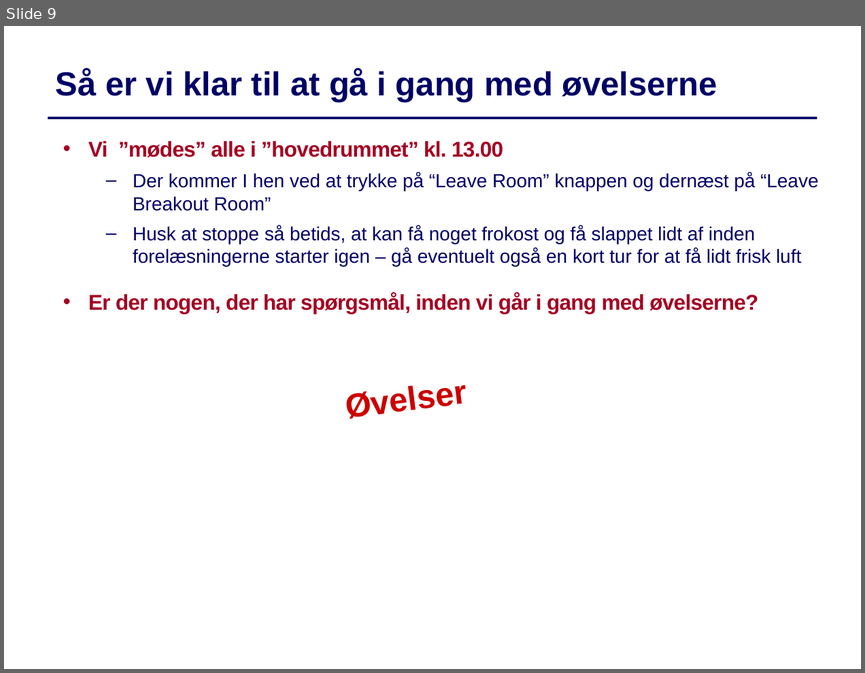
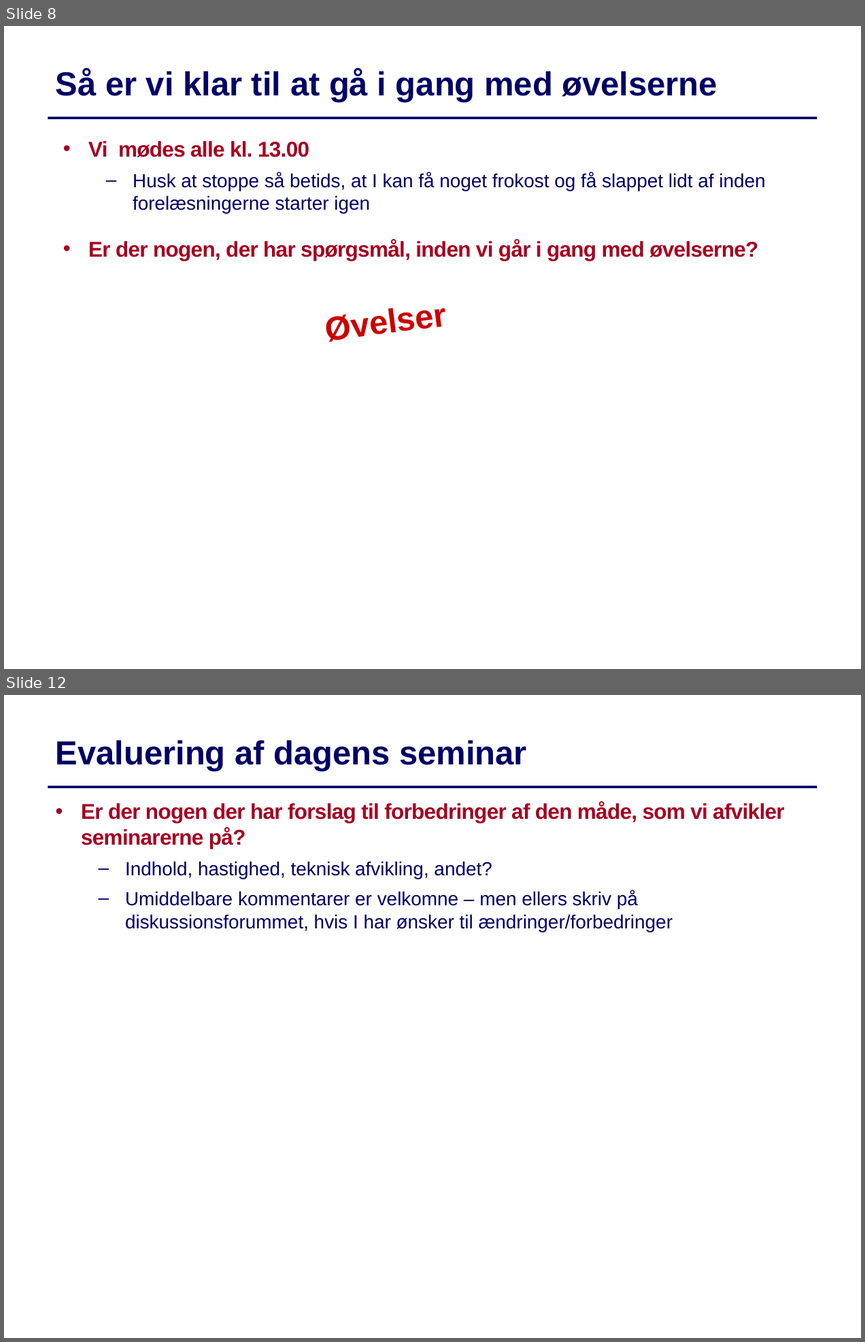
Before and after one commit to IntProgAU/Materiale, a slide deck: web/g22/status/Status1.pptx. Shown one above the other, each under a label of ours: slide 9 before the commit, slides 8 and 12 after it; the slides between them are not shown. The pictures are 865x673 and 865x1342 pixels, drawn with LibreOffice and Linux fonts; fonts in the diff are those of the drawing. Boxes give left, top, right and bottom in pixels: in the first picture for what was removed or moved away, otherwise in the second. Text is boxed around its words. In the diff, an @@ line names an element or a change of style, - is before the commit and + after.

```diff
--- a/web/g22/status/Status1.pptx
+++ b/web/g22/status/Status1.pptx
@@ slide 12 added at (x1=4, y1=695, x2=861, y2=1338), background #FFFFFF; not listed: 1 template element that a slide beside it also shows @@
@@ text added at (x1=56, y1=740, x2=527, y2=771), 28 pt, text #000066, bold @@
+Evaluering af dagens seminar
@@ text added at (x1=81, y1=802, x2=784, y2=932), 16 pt, text #000066 @@
+  • Er der nogen der har forslag til forbedringer af den måde, som vi afvikler seminarerne på?
+  – Indhold, hastighed, teknisk afvikling, andet?
+  – Umiddelbare kommentarer er velkomne – men ellers skriv på diskussionsforummet, hvis I har ønsker til ændringer/forbedringer
@@ what was slide 9 is now slide 8 @@
@@ slide 8 changed as well @@
@@ text at (x1=88, y1=141, x2=765, y2=214): text changed @@
-  • Vi ”mødes” alle i ”hovedrummet” kl. 13.00
-  – Der kommer I hen ved at trykke på “Leave Room” knappen og dernæst på “Leave Breakout Room”
-  – Husk at stoppe så betids, at kan få noget frokost og få slappet lidt af inden forelæsningerne starter igen – gå eventuelt også en kort tur for at få lidt frisk luft
+  • Vi mødes alle kl. 13.00
+  – Husk at stoppe så betids, at I kan få noget frokost og få slappet lidt af inden forelæsningerne starter igen
@@ text "Øvelser" moved from (x1=347, y1=384, x2=468, y2=419) to (x1=326, y1=308, x2=447, y2=342) @@
```
Also in this commit, not shown: 8 other slides changed, 2 other slides added, 2 slides removed.
